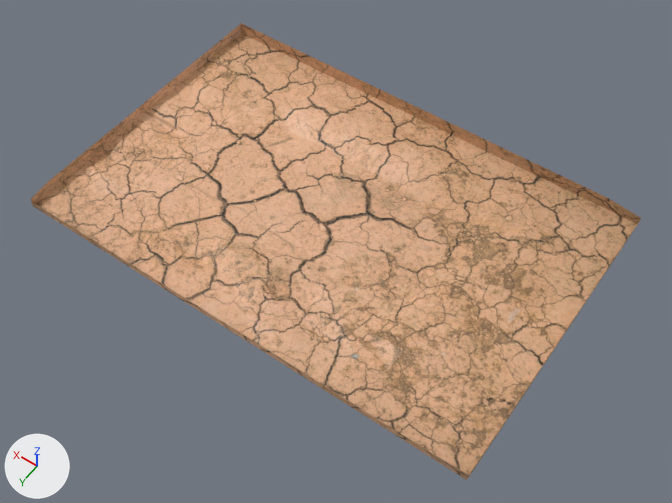
The COLLADA model description_pkg/models/Tierra/meshes/tierrasuelo.dae: old version first, new version second.
Before and after are seen from a camera (50 mm lens) standing at (-0.93, 1.289, 1.877) and looking at (-0.052, 0.06, -0.054). Every picture has the same lights, and +X, +Y and +Z are marked at lower left.

Objects in the first picture: 'sueloTierra'.
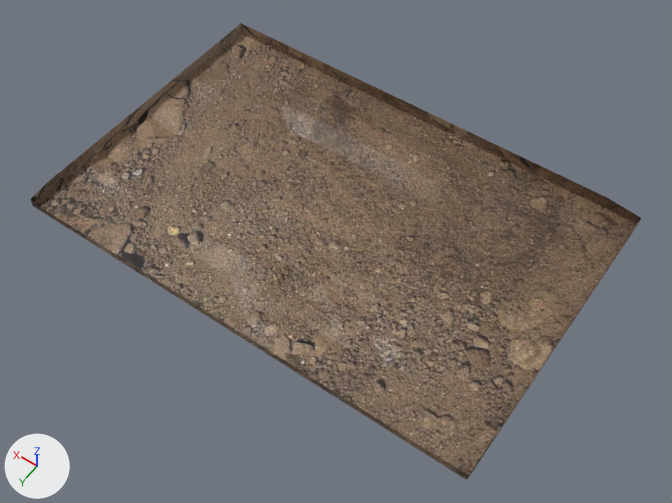
Boxes (x1, y1, x2, y2) around the edits, measured in the pictures (672 x 503 px):
```json
{"object": "sueloTierra", "change": "surface changed", "before": [31, 23, 641, 480], "after": [31, 23, 641, 480], "on screen": "beige to brown"}
```

Edits to the scene script, one JSON object a line:
```json
{"op": "add", "block": "img_tierra_jpg", "code": ["img_tierra_jpg = load_image('tierra.jpg', 'tierra.jpg', 736, 414, 'sRGB')"]}
{"op": "set", "path": "mat_suelotierra.texture", "old": "img_suelotierra_png", "new": "img_tierra_jpg"}
```
